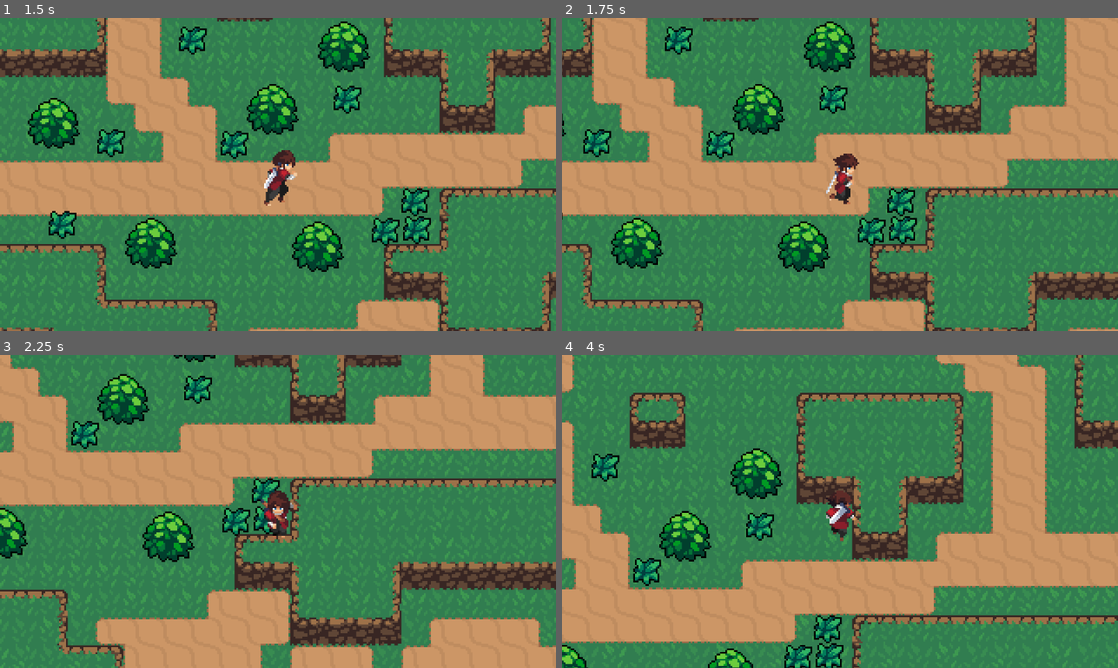
Above: before the commit, frames 1-4 (two rows, left to right).
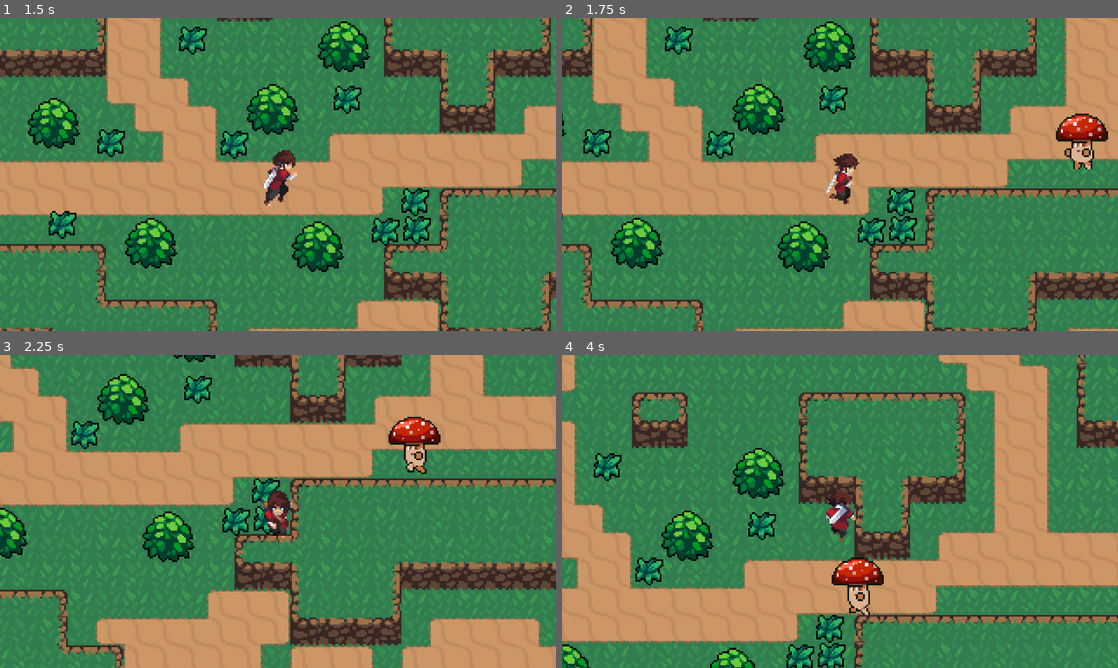
Above: after the commit, the same moments.

Repository: MisterBaiter/bobabobek
Game: Godot game, scene res://menu.tscn
Same seed, same stepped clock (60 frames per second), same inputs: the game is played once before the commit and once after it.
Inputs:
- Up to frame 1 (1.5 s): click "Start" at 0.5 s; hold Right (ui_right) from 1.28 s (still down)
- Up to frame 2 (1.75 s): keep holding Right (ui_right)
- Up to frame 3 (2.25 s): release Right (ui_right) at 2.03 s; hold Down (ui_down) from 2.03 s (still down)
- Up to frame 4 (4 s): release Down (ui_down) at 2.78 s; hold Right (ui_right) 2.78-3.53 s; hold Up (ui_up) from 3.53 s (still down)

Frame 1 is identical in both runs. In frame 2, 1.1% of the frame differs, in the area x 88-99%, y 30-49%; in frame 3, 1.0%; in frame 4, 15%, in the area x 0-100%, y 0-100%.

Commit message:
Enemak Opravedno
jsem zasranej ministr programovani

Diff:
--- a/Enemies/Mushroom/enemy_mush.gd
+++ b/Enemies/Mushroom/enemy_mush.gd
@@ -1 +1,48 @@
 extends CharacterBody2D
+
+var speed = 65
+var player_chase = false
+var player = null
+
+func _physics_process(delta):
+	# Ladící výpis - můžeš později odstranit
+	print("player_chase: ", player_chase, ", player exists: ", player != null)
+
+	if player_chase and player != null:
+		# Spočítat směr k hráči
+		var direction = (player.global_position - global_position).normalized()
+		print("Direction: ", direction, " Length: ", direction.length())
+
+		velocity = direction * speed
+		move_and_slide()
+
+
+		$AnimatedSprite2D.play("Run")
+
+		# Otočit sprite podle směru
+		if direction.x < 0:
+			$AnimatedSprite2D.flip_h = false
+		else:
+			$AnimatedSprite2D.flip_h = false
+	else:
+		$AnimatedSprite2D.play("Idle")
+
+func _on_detection_area_body_entered(body: Node2D) -> void:
+	# Ladící výpis
+	print("=== DETECTION AREA ENTERED ===")
+	print("Body name: ", body.name)
+	print("Body class: ", body.get_class())
+
+	if body.name == "Player":
+		player = body
+		player_chase = true
+		print("Player detected by name!")
+
+func _on_detection_area_body_exited(body: Node2D) -> void:
+	# Ladící výpis
+	print("Body exited detection area: ", body.name)
+
+	if body == player:
+		player = null
+		player_chase = false
+		print("Player lost!")
--- a/Enemies/Mushroom/enemy_mush.tscn
+++ b/Enemies/Mushroom/enemy_mush.tscn
@@ -1,14 +1,150 @@
-[gd_scene load_steps=3 format=3 uid="uid://xjn6v1p0ei16"]
+[gd_scene load_steps=22 format=3 uid="uid://xjn6v1p0ei16"]
 
 [ext_resource type="Script" uid="uid://bi083cy8wqqjt" path="res://Enemies/Mushroom/enemy_mush.gd" id="1_qjpkr"]
+[ext_resource type="Texture2D" uid="uid://dma06fogl3khu" path="res://Enemies/Mushroom/Mushroom with VFX/Mushroom-Idle.png" id="2_e6p6a"]
+[ext_resource type="Texture2D" uid="uid://cp5c31dp1jopy" path="res://Enemies/Mushroom/Mushroom with VFX/Mushroom-Run.png" id="3_jjwej"]
+
+[sub_resource type="AtlasTexture" id="AtlasTexture_rpinu"]
+atlas = ExtResource("2_e6p6a")
+region = Rect2(0, 0, 80, 64)
+
+[sub_resource type="AtlasTexture" id="AtlasTexture_r3fch"]
+atlas = ExtResource("2_e6p6a")
+region = Rect2(80, 0, 80, 64)
+
+[sub_resource type="AtlasTexture" id="AtlasTexture_n7gdt"]
+atlas = ExtResource("2_e6p6a")
+region = Rect2(160, 0, 80, 64)
+
+[sub_resource type="AtlasTexture" id="AtlasTexture_vui6f"]
+atlas = ExtResource("2_e6p6a")
+region = Rect2(240, 0, 80, 64)
+
+[sub_resource type="AtlasTexture" id="AtlasTexture_r3dps"]
+atlas = ExtResource("2_e6p6a")
+region = Rect2(320, 0, 80, 64)
+
+[sub_resource type="AtlasTexture" id="AtlasTexture_cd6lq"]
+atlas = ExtResource("2_e6p6a")
+region = Rect2(400, 0, 80, 64)
+
+[sub_resource type="AtlasTexture" id="AtlasTexture_xl16m"]
+atlas = ExtResource("2_e6p6a")
+region = Rect2(480, 0, 80, 64)
+
+[sub_resource type="AtlasTexture" id="AtlasTexture_vnxge"]
+atlas = ExtResource("3_jjwej")
+region = Rect2(0, 0, 80, 64)
+
+[sub_resource type="AtlasTexture" id="AtlasTexture_6cmrf"]
+atlas = ExtResource("3_jjwej")
+region = Rect2(80, 0, 80, 64)
+
+[sub_resource type="AtlasTexture" id="AtlasTexture_gedud"]
+atlas = ExtResource("3_jjwej")
+region = Rect2(160, 0, 80, 64)
+
+[sub_resource type="AtlasTexture" id="AtlasTexture_d7hbw"]
+atlas = ExtResource("3_jjwej")
+region = Rect2(240, 0, 80, 64)
+
+[sub_resource type="AtlasTexture" id="AtlasTexture_rf2pd"]
+atlas = ExtResource("3_jjwej")
+region = Rect2(320, 0, 80, 64)
+
+[sub_resource type="AtlasTexture" id="AtlasTexture_5ceg2"]
+atlas = ExtResource("3_jjwej")
+region = Rect2(400, 0, 80, 64)
+
+[sub_resource type="AtlasTexture" id="AtlasTexture_xk08f"]
+atlas = ExtResource("3_jjwej")
+region = Rect2(480, 0, 80, 64)
+
+[sub_resource type="AtlasTexture" id="AtlasTexture_pyw2o"]
+atlas = ExtResource("3_jjwej")
+region = Rect2(560, 0, 80, 64)
+
+[sub_resource type="SpriteFrames" id="SpriteFrames_7oif3"]
+animations = [{
+"frames": [{
+"duration": 1.0,
+"texture": SubResource("AtlasTexture_rpinu")
+}, {
+"duration": 1.0,
+"texture": SubResource("AtlasTexture_r3fch")
+}, {
+"duration": 1.0,
+"texture": SubResource("AtlasTexture_n7gdt")
+}, {
+"duration": 1.0,
+"texture": SubResource("AtlasTexture_vui6f")
+}, {
+"duration": 1.0,
+"texture": SubResource("AtlasTexture_r3dps")
+}, {
+"duration": 1.0,
+"texture": SubResource("AtlasTexture_cd6lq")
+}, {
+"duration": 1.0,
+"texture": SubResource("AtlasTexture_xl16m")
+}],
+"loop": true,
+"name": &"Idle",
+"speed": 5.5
+}, {
+"frames": [{
+"duration": 1.0,
+"texture": SubResource("AtlasTexture_vnxge")
+}, {
+"duration": 1.0,
+"texture": SubResource("AtlasTexture_6cmrf")
+}, {
+"duration": 1.0,
+"texture": SubResource("AtlasTexture_gedud")
+}, {
+"duration": 1.0,
+"texture": SubResource("AtlasTexture_d7hbw")
+}, {
+"duration": 1.0,
+"texture": SubResource("AtlasTexture_rf2pd")
+}, {
+"duration": 1.0,
+"texture": SubResource("AtlasTexture_5ceg2")
+}, {
+"duration": 1.0,
+"texture": SubResource("AtlasTexture_xk08f")
+}, {
+"duration": 1.0,
+"texture": SubResource("AtlasTexture_pyw2o")
+}],
+"loop": true,
+"name": &"Run",
+"speed": 7.0
+}]
+
+[sub_resource type="CapsuleShape2D" id="CapsuleShape2D_e6p6a"]
+radius = 9.0
 
 [sub_resource type="CircleShape2D" id="CircleShape2D_c273m"]
-radius = 42.0
+radius = 103.005
 
 [node name="Enemy_Mush" type="CharacterBody2D"]
 script = ExtResource("1_qjpkr")
 
 [node name="AnimatedSprite2D" type="AnimatedSprite2D" parent="."]
+sprite_frames = SubResource("SpriteFrames_7oif3")
+animation = &"Run"
+frame_progress = 0.160607
 
 [node name="CollisionShape2D" type="CollisionShape2D" parent="."]
+position = Vector2(-1, 15)
+shape = SubResource("CapsuleShape2D_e6p6a")
+
+[node name="Detection_Area" type="Area2D" parent="."]
+position = Vector2(-1, 15)
+
+[node name="Detection_Area_Shape" type="CollisionShape2D" parent="Detection_Area"]
 shape = SubResource("CircleShape2D_c273m")
+
+[connection signal="body_entered" from="Detection_Area" to="." method="_on_detection_area_body_entered"]
+[connection signal="body_exited" from="Detection_Area" to="." method="_on_detection_area_body_exited"]
--- a/World.tscn
+++ b/World.tscn
@@ -1035,6 +1035,7 @@
 position = Vector2(267, 112)
 
 [node name="enemy Mush" parent="Ovrwrld" instance=ExtResource("8_bah7m")]
+position = Vector2(378, 53)
 
 [node name="CanvasLayer" type="CanvasLayer" parent="."]
 
Not shown: 1 places in World.tscn that only renumber resources
